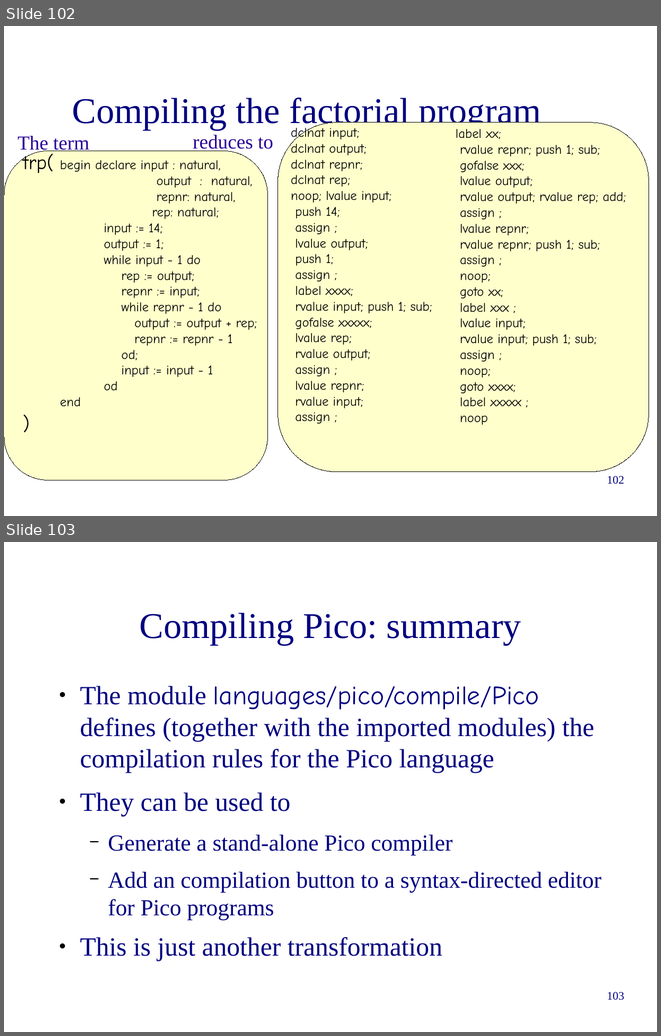
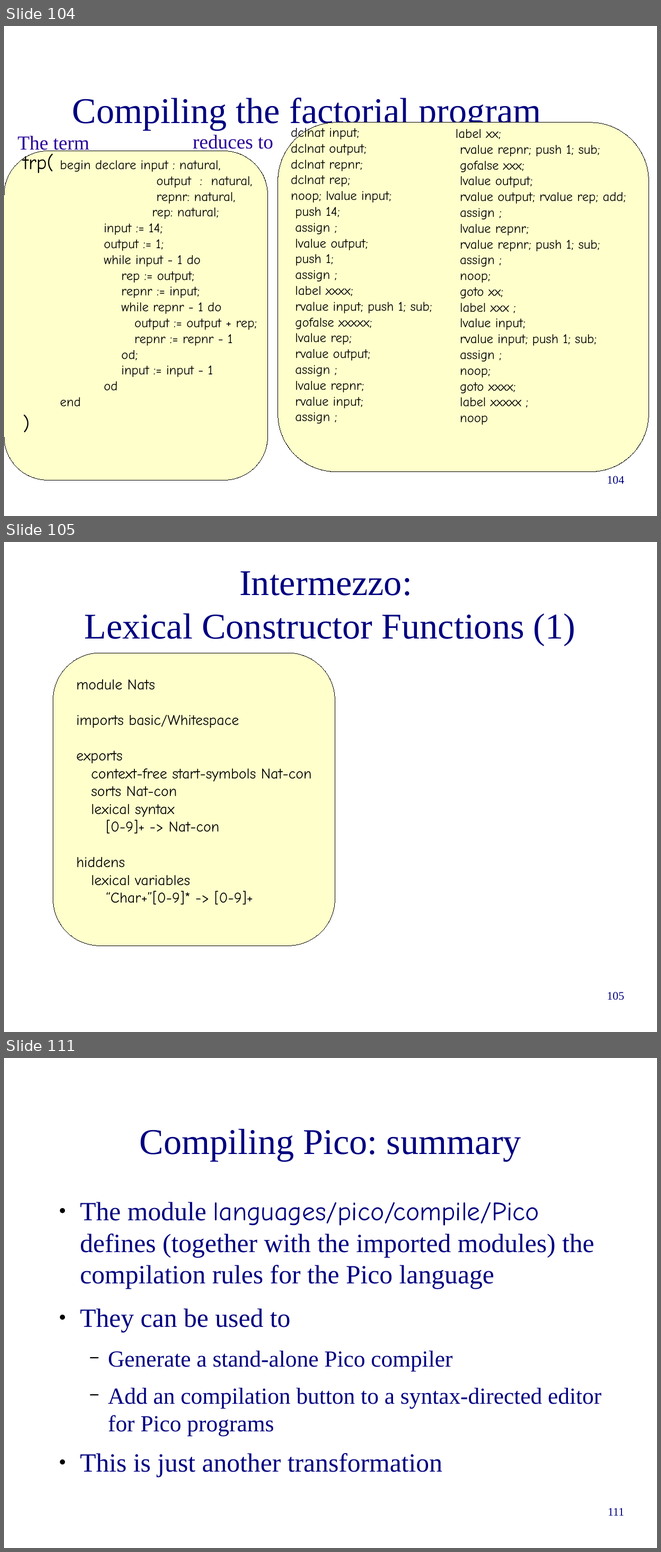
Before and after one commit to cwi-swat/meta-environment, a slide deck: meta-doc/extraction-transformation/6-asfsdf-intro/asfsdf-intro.odp. Shown one above the other, each under a label of ours: slides 102 and 103 before the commit, slides 104, 105 and 111 after it; the slides between them are not shown. The pictures are 661x1036 and 661x1552 pixels, drawn with LibreOffice and Linux fonts; fonts in the diff are those of the drawing; background and template pictures are left out. Boxes give left, top, right and bottom in pixels: in the first picture for what was removed or moved away, otherwise in the second. Text is boxed around its words. In the diff, an @@ line names an element or a change of style, - is before the commit and + after.

Commit message:
Fixed a number of typos and added slides on list matching and lexical constructor functions.

```diff
--- a/meta-doc/extraction-transformation/6-asfsdf-intro/asfsdf-intro.odp
+++ b/meta-doc/extraction-transformation/6-asfsdf-intro/asfsdf-intro.odp
@@ slide 105 added at bbox=[4, 542, 657, 1032], background #FFFFFF @@
@@ title added at bbox=[85, 571, 576, 645], 44 pt, text #000080 @@
+Intermezzo:
+Lexical Constructor Functions (1)
@@ rounded rectangle added at bbox=[53, 653, 335, 945], fill #FFFFCC, outline #000000 0 pt, 18 pt, text #000000 @@
+module Nats
+imports basic/Whitespace
+exports
+context-free start-symbols Nat-con
+sorts Nat-con
+lexical syntax
+[0-9]+ -> Nat-con
+hiddens
+lexical variables
+“Char+”[0-9]* -> [0-9]+
@@ page number added at bbox=[607, 991, 625, 1000], 14 pt, text #000080 @@
+105
@@ what was slide 102 is now slide 104 @@
@@ page number at bbox=[607, 475, 625, 484]: text changed @@
-102
+104
@@ what was slide 103 is now slide 111 @@
@@ page number at bbox=[608, 1507, 624, 1515]: text changed @@
-103
+111
```
Also in this commit, not shown: 10 slides changed, 7 other slides added.
